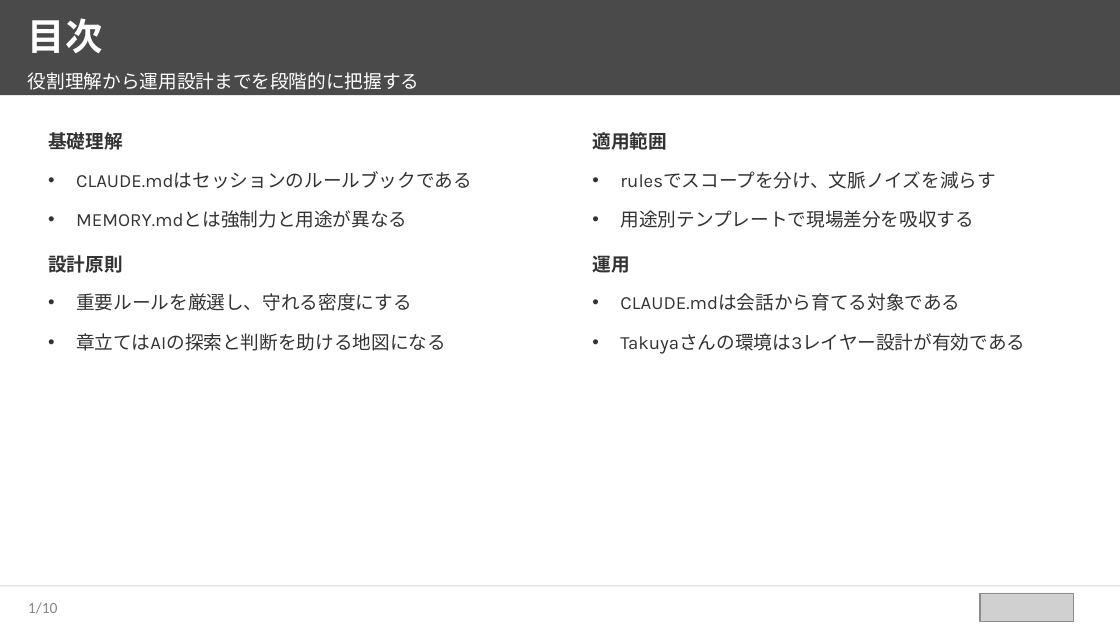
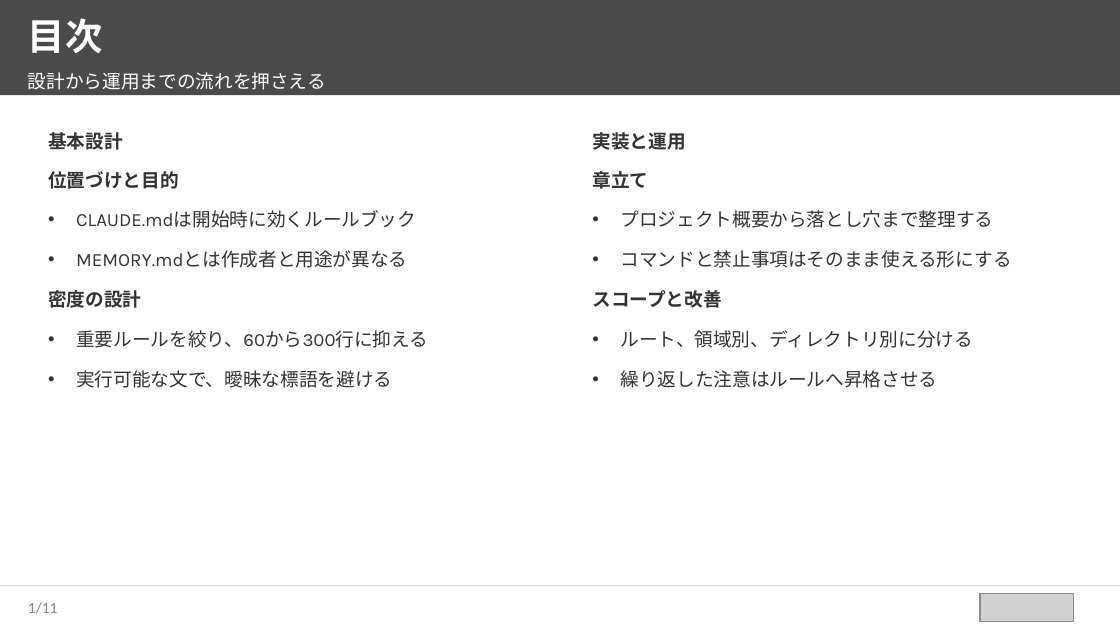
Before and after one commit to takuya109048/html2pptx, a slide deck: slide 2 of sample_source_deck.pptx. Drawn at 1120x630 pixels with LibreOffice and Linux fonts; fonts in the diff are those of the drawing; grey boxes stand for pictures. Boxes give left, top, right and bottom in pixels: in the first picture for what was removed or moved away, otherwise in the second. Text is boxed around its words. In the diff, an @@ line names an element or a change of style, - is before the commit and + after.

```diff
--- a/sample_source_deck.pptx
+++ b/sample_source_deck.pptx
@@ text at [28, 72, 326, 90]: text changed @@
-役割理解から運用設計までを段階的に把握する
+設計から運用までの流れを押さえる
@@ text at [48, 132, 428, 388]: text changed @@
-基礎理解
-• CLAUDE.mdはセッションのルールブックである
-• MEMORY.mdとは強制力と用途が異なる
-設計原則
-• 重要ルールを厳選し、守れる密度にする
-• 章立てはAIの探索と判断を助ける地図になる
+基本設計
+位置づけと目的
+• CLAUDE.mdは開始時に効くルールブック
+• MEMORY.mdとは作成者と用途が異なる
+密度の設計
+• 重要ルールを絞り、60から300行に抑える
+• 実行可能な文で、曖昧な標語を避ける
@@ text at [592, 132, 1011, 388]: text changed @@
-適用範囲
-• rulesでスコープを分け、文脈ノイズを減らす
-• 用途別テンプレートで現場差分を吸収する
-運用
-• CLAUDE.mdは会話から育てる対象である
-• Takuyaさんの環境は3レイヤー設計が有効である
+実装と運用
+章立て
+• プロジェクト概要から落とし穴まで整理する
+• コマンドと禁止事項はそのまま使える形にする
+スコープと改善
+• ルート、領域別、ディレクトリ別に分ける
+• 繰り返した注意はルールへ昇格させる
@@ page number at [28, 602, 58, 614]: text changed @@
-1/10
+1/11
```
Also in this commit, not shown: 8 other slides changed, 2 slides added, 1 slide removed, 2 other files.
